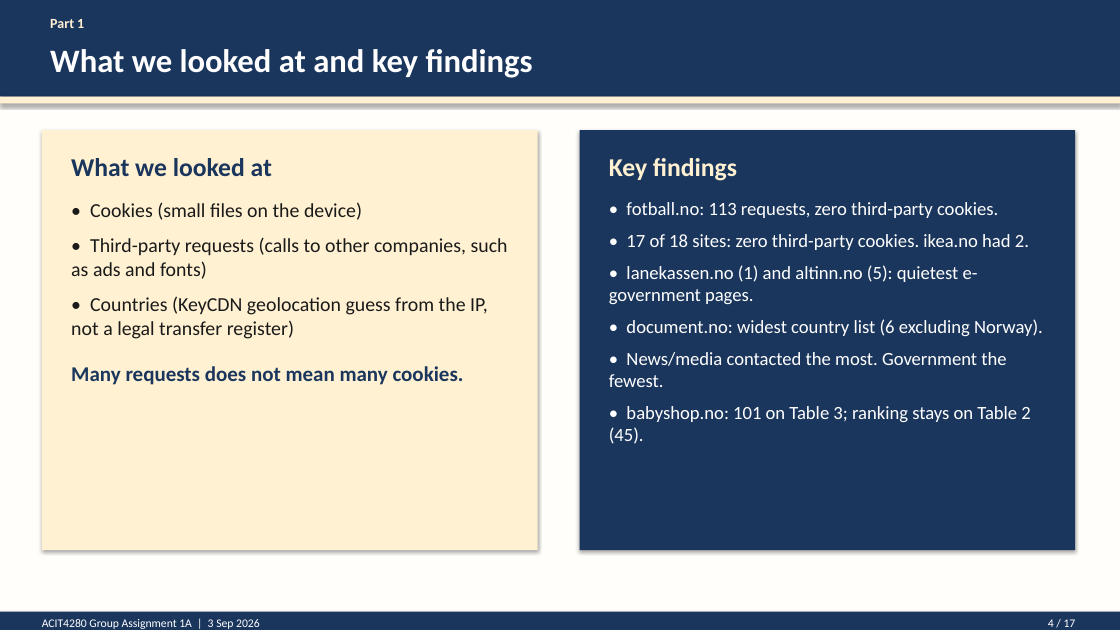
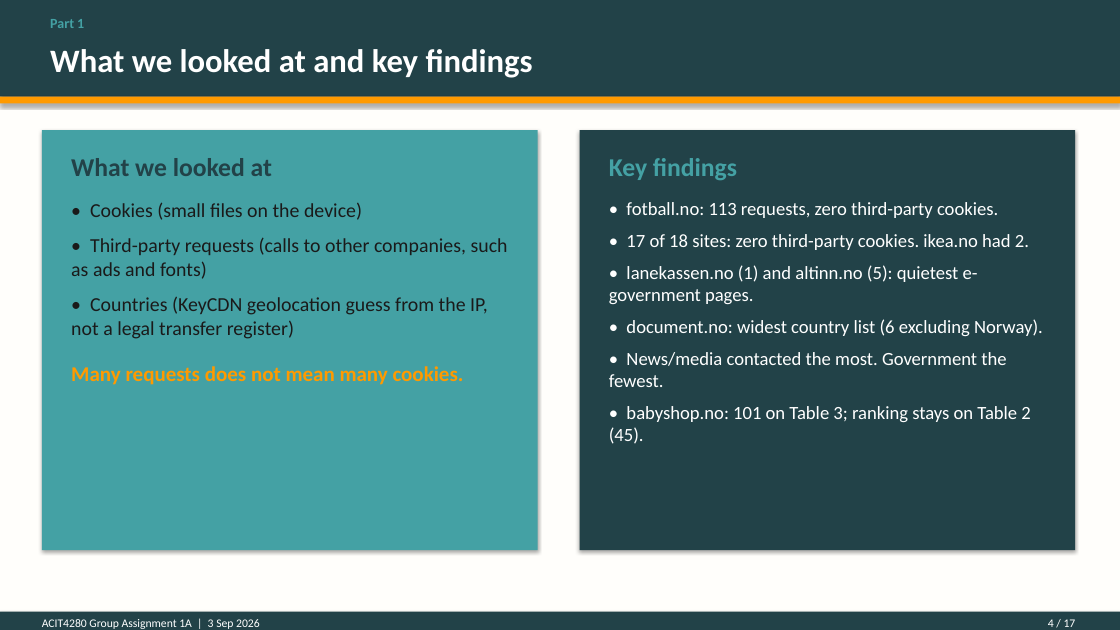
Before and after one commit to kasa031/Bacheloroppgave, a slide deck: slide 4 of ACIT4280_1A_presentation.pptx. Drawn at 1120x630 pixels with LibreOffice and Linux fonts; fonts in the diff are those of the drawing. Boxes give left, top, right and bottom in pixels: in the first picture for what was removed or moved away, otherwise in the second. Text is boxed around its words. In the diff, an @@ line names an element or a change of style, - is before the commit and + after.

```diff
--- a/ACIT4280_1A_presentation.pptx
+++ b/ACIT4280_1A_presentation.pptx
@@ text "Part 1" at (50,19,84,28): text colour #FFF1D1 to #44A1A4 @@
@@ rectangle at (0,97,1120,103): fill #FFF1D1 to #FF9A00 @@
@@ rectangle at (42,130,538,550): fill #FFF1D1 to #44A1A4 @@
@@ text "What we looked at" at (71,158,272,176): text colour #1B365D to #224248 @@
@@ text "Key findings" at (609,158,737,180): text colour #FFF1D1 to #44A1A4 @@
@@ text at (71,366,464,385): text colour #1B365D to #FF9A00 in "Many requests does not mean many cookies." @@
@@ fill #1B365D to #224248 in 3 elements at (0,0,1120,97), (580,130,1075,550), (0,612,1120,630) @@
```
Also in this commit, not shown: 16 other slides changed, 4 other files.
